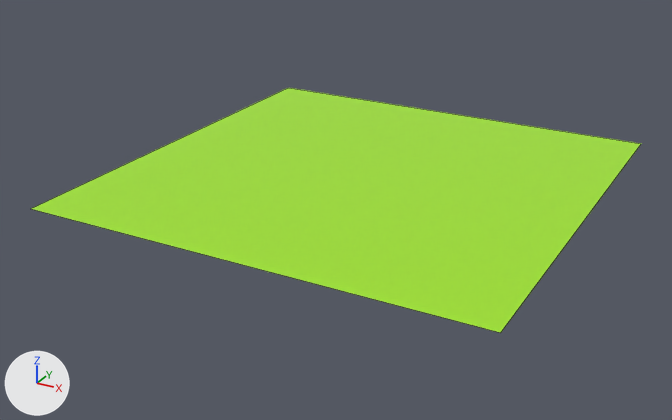
Renders of the FBX model model/fbx-converter/map.fbx from each side of a commit.
One viewpoint serves both versions: a 50 mm lens placed at (24.9, -48.8, 21.5), pointed at (-1.0, -1.6, -2.1). Lighting does not change. The marker at lower left points along +X, +Y and +Z. Mesh edges are drawn as thin lines.

The scene before the commit, as lines of its bpy script (objects in view):
```python
me_plane = bpy.data.meshes.new('Plane')
me_plane.from_pydata([(-14.2, -14.2, 0.0), (14.2, -14.2, 0.0), (-14.2, 14.2, 0.0), (14.2, 14.2, 0.0)], [], [(0, 1, 3, 2)])
me_plane.materials.append(mat_ground_color)  # green #a2e723
ob_plane = bpy.data.objects.new('Plane', me_plane)
ob_plane.location = (0.0, 0.0, 0.0)
```
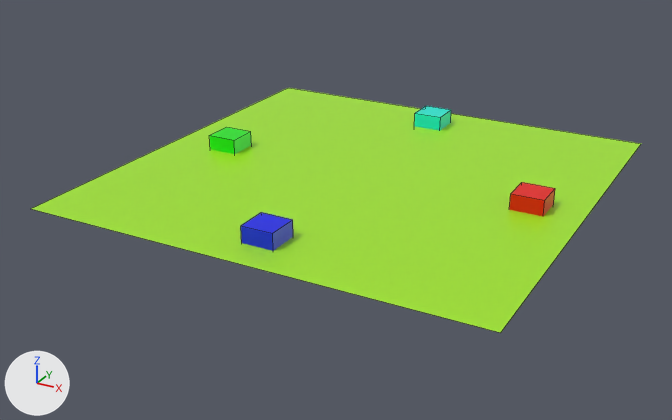
The newer file is also rescaled (x0.01) as a whole; pictures and numbers use the older file's frame.

The edits, one by one:
Material 'Cube2_color' (mat_cube2_color) is new.
Its base color is (0.0, 0.00751, 0.8) (blue #0015e7).
Its roughness is 0.4.
Material 'Cube3_color' (mat_cube3_color) is new.
Its base color is (0.0, 0.8, 0.00244) (green #00e708).
Its roughness is 0.4.
Material 'Cube4_color' (mat_cube4_color) is new.
Its base color is (0.0, 0.8, 0.645) (cyan #00e7d2).
Its roughness is 0.4.
Material 'Cube1_color' (mat_cube1_color) is new.
Its base color is (0.8, 0.0, 0.0) (red #e70000).
Its roughness is 0.4.
Mesh me_cube_002 is new.
It is a box spanning x -1.0..1.0, y -1.0..1.0, z -1.0..1.0.
It uses material mat_cube2_color (blue #0015e7).
Mesh me_cube_004 is new.
It is a box spanning x -1.0..1.0, y -1.0..1.0, z -1.0..1.0.
It uses material mat_cube3_color (green #00e708).
Mesh me_cube_003 is new.
It is a box spanning x -1.0..1.0, y -1.0..1.0, z -1.0..1.0.
It uses material mat_cube4_color (cyan #00e7d2).
Mesh me_cube_001 is new.
It is a box spanning x -1.0..1.0, y -1.0..1.0, z -1.0..1.0.
It uses material mat_cube1_color (red #e70000).
Object 'Cube2' (ob_cube2) is new; it shows me_cube_002.
Its location is (0.0, -11.06, 0.0).
Object 'Cube3' (ob_cube3) is new; it shows me_cube_004.
Its location is (-10.02, 0.0, 0.0).
Object 'Cube4' (ob_cube4) is new; it shows me_cube_003.
Its location is (0.0, 11.06, 0.0).
Object 'Cube1' (ob_cube1) is new; it shows me_cube_001.
Its location is (10.99, 0.0, 0.0).

Changed parts and their boxes [x1, y1, x2, y2] in the pictures (672 x 420 px):
'Cube2', added (blue): after [241, 212, 293, 251]
'Cube1', added (red): after [509, 182, 555, 216]
'Cube3', added (green): after [209, 127, 251, 154]
'Cube4', added: after [414, 106, 451, 131]
